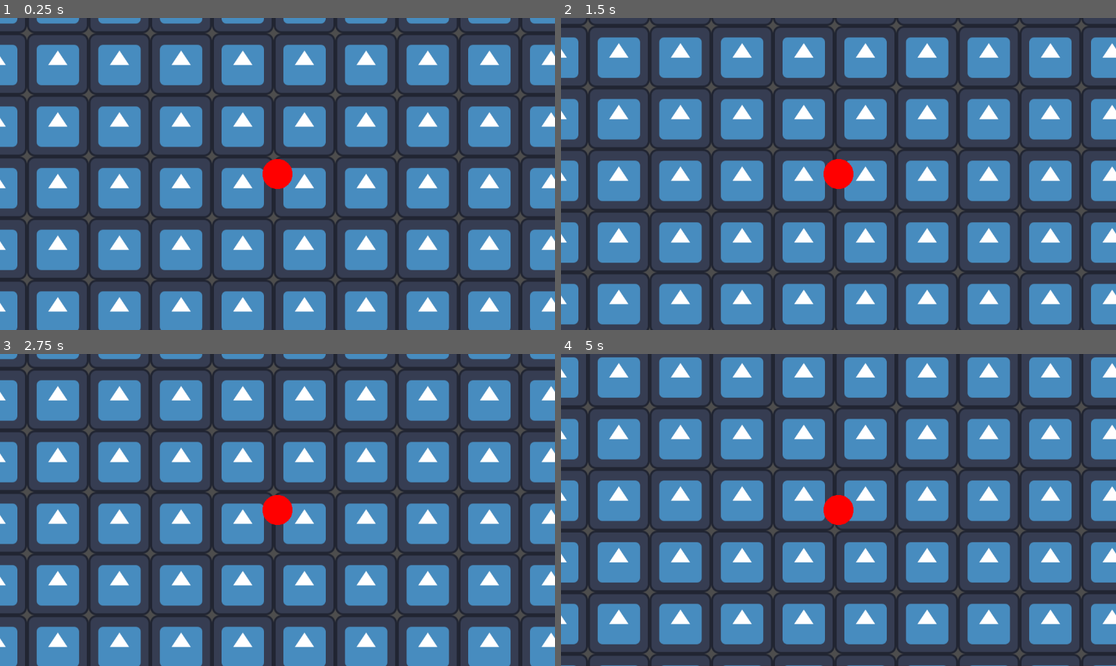
Above: before the commit, frames 1-4 (two rows, left to right).
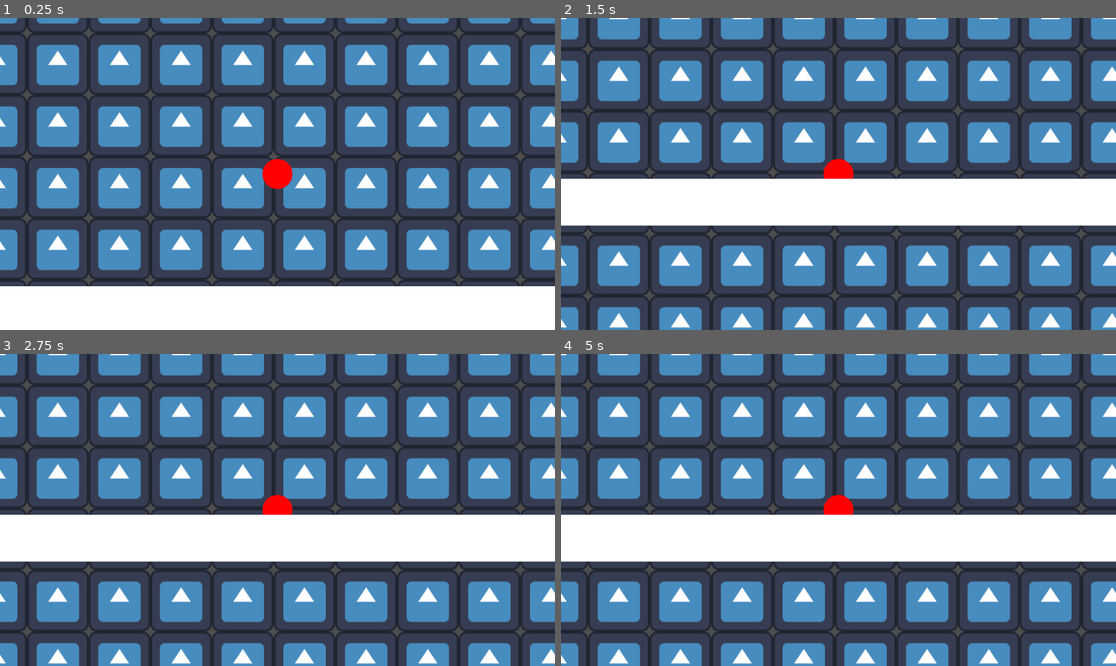
Above: after the commit, the same moments.

Repository: SpaceMonkeyy86/new-scene-game-jam-2025
Game: Godot game, scene res://scene_1.tscn
Two runs of this game, one before a commit and one after it. Both use one fixed random seed, a clock stepped at 60 frames per second and the inputs below. The engine's default icon, where the game draws it, is replaced by a stand-in: a white triangle on a blue panel in a dark square.
Inputs (mouse positions are in pixels of both pictures, inside the frame that each line leads up to):
- Up to frame 1 (0.25 s): no input
- Up to frame 2 (1.5 s): move the mouse to (960, 158) at 0.52 s; click (960, 158) at 0.6 s; move the mouse to (727, 189) at 1.27 s; click (727, 189) at 1.35 s
- Up to frame 3 (2.75 s): move the mouse to (333, 441) at 2.02 s; click (333, 441) at 2.1 s
- Up to frame 4 (5 s): move the mouse to (810, 572) at 2.77 s; click (810, 572) at 2.85 s; move the mouse to (1005, 556) at 3.52 s; click (1005, 556) at 3.6 s; move the mouse to (672, 463) at 4.27 s; click (672, 463) at 4.35 s

The runs differ from the first frame. In frame 1, 13% of the frame differs, in the area x 0-100%, y 85-100%; in frame 2, 64%, in the area x 0-100%, y 0-100%; in frame 3, 56%; in frame 4, 64%.

Commit message:
Add walls

Diff:
--- a/CharacterController.gd
+++ b/CharacterController.gd
@@ -32,5 +32,4 @@
 	v *= jump_multiplier
 	if v.length() > max_jump_magnitude:
 		v = v.normalized() * max_jump_magnitude
-	print(offset, v, v.length())
 	return v
--- a/scene_1.tscn
+++ b/scene_1.tscn
@@ -1,7 +1,8 @@
-[gd_scene load_steps=7 format=3 uid="uid://b2hcjbtmi61t0"]
+[gd_scene load_steps=8 format=3 uid="uid://b2hcjbtmi61t0"]
 
 [ext_resource type="Script" uid="uid://cdpa4roxlubnf" path="res://CharacterController.gd" id="1_3sd7o"]
 [ext_resource type="Texture2D" uid="uid://bnhd0n38fog5y" path="res://icon.svg" id="2_3xosi"]
+[ext_resource type="PackedScene" uid="uid://cq5xql4fe4gl5" path="res://wall.tscn" id="3_1abo5"]
 
 [sub_resource type="PhysicsMaterial" id="PhysicsMaterial_3xosi"]
 
@@ -15,19 +16,20 @@
 fill = 1
 fill_from = Vector2(0.5, 0.5)
 
-[sub_resource type="CircleShape2D" id="CircleShape2D_3xosi"]
+[sub_resource type="CircleShape2D" id="CircleShape2D_1abo5"]
 
 [node name="Scene1" type="Node2D"]
 
 [node name="Character" type="RigidBody2D" parent="."]
 physics_material_override = SubResource("PhysicsMaterial_3xosi")
+lock_rotation = true
 script = ExtResource("1_3sd7o")
 
 [node name="Sprite2D" type="Sprite2D" parent="Character"]
 texture = SubResource("GradientTexture2D_3sd7o")
 
 [node name="CollisionShape2D" type="CollisionShape2D" parent="Character"]
-shape = SubResource("CircleShape2D_3xosi")
+shape = SubResource("CircleShape2D_1abo5")
 
 [node name="Camera2D" type="Camera2D" parent="Character"]
 
@@ -37,3 +39,21 @@
 texture = ExtResource("2_3xosi")
 region_enabled = true
 region_rect = Rect2(0, 0, 10000, 10000)
+
+[node name="Terrain" type="Node2D" parent="."]
+
+[node name="Wall" parent="Terrain" instance=ExtResource("3_1abo5")]
+position = Vector2(25, 310)
+scale = Vector2(141.51268, 4.8887)
+
+[node name="Wall2" parent="Terrain" instance=ExtResource("3_1abo5")]
+position = Vector2(35, -1080)
+scale = Vector2(141.51268, 4.8887)
+
+[node name="Wall3" parent="Terrain" instance=ExtResource("3_1abo5")]
+position = Vector2(1391.9998, -352)
+scale = Vector2(9.282445, 78.70099)
+
+[node name="Wall4" parent="Terrain" instance=ExtResource("3_1abo5")]
+position = Vector2(-1347.9995, -377.00003)
+scale = Vector2(9.282445, 78.70099)
--- /dev/null
+++ b/wall.tscn
@@ -0,0 +1,24 @@
+[gd_scene load_steps=5 format=3 uid="uid://cq5xql4fe4gl5"]
+
+[sub_resource type="Gradient" id="Gradient_oh6kn"]
+colors = PackedColorArray(1, 1, 1, 1, 1, 1, 1, 1)
+
+[sub_resource type="GradientTexture2D" id="GradientTexture2D_xxgf6"]
+gradient = SubResource("Gradient_oh6kn")
+width = 20
+height = 20
+
+[sub_resource type="PhysicsMaterial" id="PhysicsMaterial_oh6kn"]
+
+[sub_resource type="RectangleShape2D" id="RectangleShape2D_xxgf6"]
+
+[node name="Wall" type="Node2D"]
+
+[node name="Sprite2D" type="Sprite2D" parent="."]
+texture = SubResource("GradientTexture2D_xxgf6")
+
+[node name="StaticBody2D" type="StaticBody2D" parent="."]
+physics_material_override = SubResource("PhysicsMaterial_oh6kn")
+
+[node name="CollisionShape2D" type="CollisionShape2D" parent="StaticBody2D"]
+shape = SubResource("RectangleShape2D_xxgf6")
